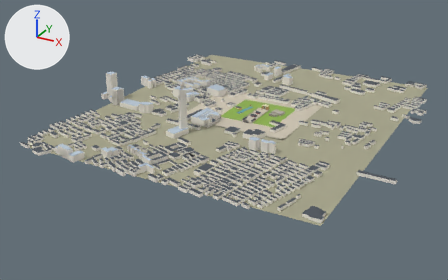
Two versions of the glTF model public/scenes/palace/static.glb, one commit apart.
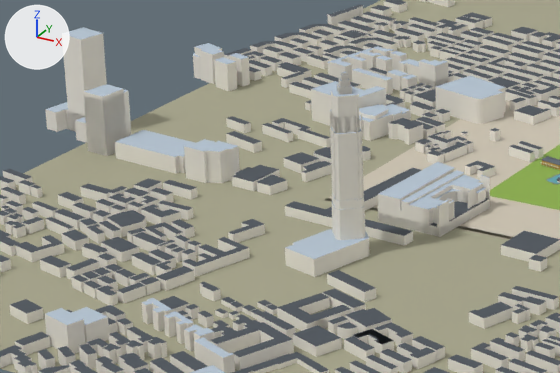
The first picture shows the older version from a camera (50 mm lens) standing at (1322.0, -2767.0, 1183.0) and looking at (-92.0, -196.0, -103.0). The close-ups show the older and then the newer version on the part from 20% to 54% of the width and 23% to 59% of the height of that picture. Only the edits that show in the close-ups are written down. Every picture has the same lights, and +X, +Y and +Z are marked at upper left. Where no turn or scale is listed for an object, it has been applied to the vertices. Vertices at exactly the same position are counted once.

The older version as bpy lines, for what is in view:
```python
me_city_blocks = bpy.data.meshes.new('City blocks')
me_city_blocks.from_pydata(...)  # 15130 vertices, 28173 faces; spans x -854.0..854.0, y -921.0..921.0, z -125.0..125.0
# faces by material slot: [21841, 3720, 2612]
me_city_blocks.materials.append(mat_whitewash)  # white #f1ede3
me_city_blocks.materials.append(mat_city_glass)  # pale blue #b7c6d4
me_city_blocks.materials.append(mat_tile_dark)  # greyish blue #4d545c
me_terrain_palace = bpy.data.meshes.new('Terrain palace')
me_terrain_palace.from_pydata(...)  # 24293 vertices, 47670 faces; spans x -732.0..732.0, y -876.0..876.0, z -1.0..1.0
# faces by material slot: [11084, 312, 28204, 8070]
me_terrain_palace.materials.append(mat_lawn)  # green #8db04a
me_terrain_palace.materials.append(mat_canal_stone)  # grey #9c978c
me_terrain_palace.materials.append(mat_paving)  # pale yellow #cfc6b4
me_terrain_palace.materials.append(mat_city_ground)  # beige #a8a68c
ob_city = bpy.data.objects.new('City', me_city_blocks)
ob_city.location = (-4.0, -34.0, 124.0)
ob_ground = bpy.data.objects.new('Ground', me_terrain_palace)
ob_ground.location = (-34.0, -34.0, -1.0)
```
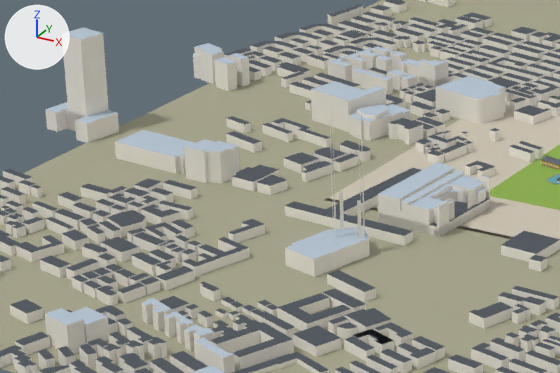
Where the newer file only moved an object's origin or applied its transform, the numbers keep the older frame.

The change in detail:
me_city_blocks is used by ob_city; location (-4.0, -34.0, 124.0).
me_city_blocks had 15130 vertices, 28173 faces and spanned x -854.0..854.0, y -921.0..921.0, z -125.0..125.0.
me_city_blocks now has 8910 vertices, 15321 faces and spans x -854.0..854.0, y -921.0..921.0, z -125.0..73.0.
me_city_blocks part 1: 284 loose pieces with 6193 vertices, spanning x -738.0..-173.0, y -399.0..-187.0, z -125.0..125.0, are deleted.
Part 2, on me_city_blocks:
27 vertices are removed from x -227.0..-167.0, y -406.0..-347.0, z -125.0..-46.0.
283 faces are deleted.
7 vertices move within x -219.0..-116.0, y -379.0..-191.0, z -125.0..70.0.
117 new faces join them, mat_whitewash (white #f1ede3).
104 new faces join them, mat_city_glass (pale blue #b7c6d4).

Where the change shows, as pixel boxes (x1, y1, x2, y2) in the close-ups (560 x 373 px; the box of a moved part takes in the faces that stretch with it):
part 1 of me_city_blocks, deleted: before (83, 71, 365, 240)
part 2 of me_city_blocks, moved or reshaped: before (329, 111, 474, 255); after (329, 109, 474, 232)
